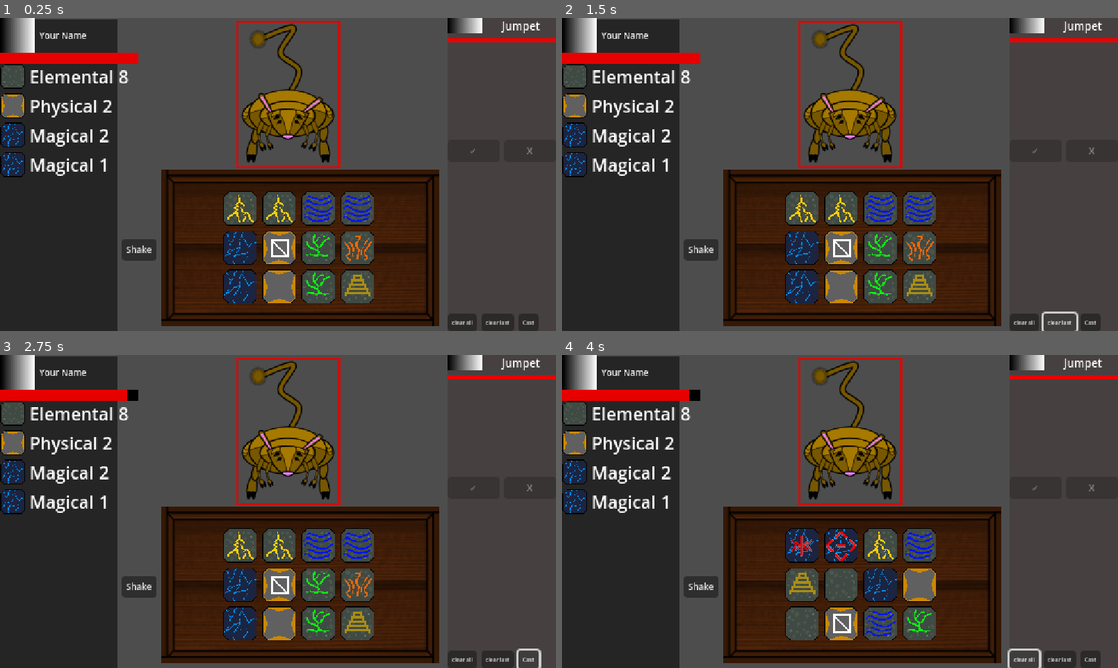
Above: before the commit, frames 1-4 (two rows, left to right).
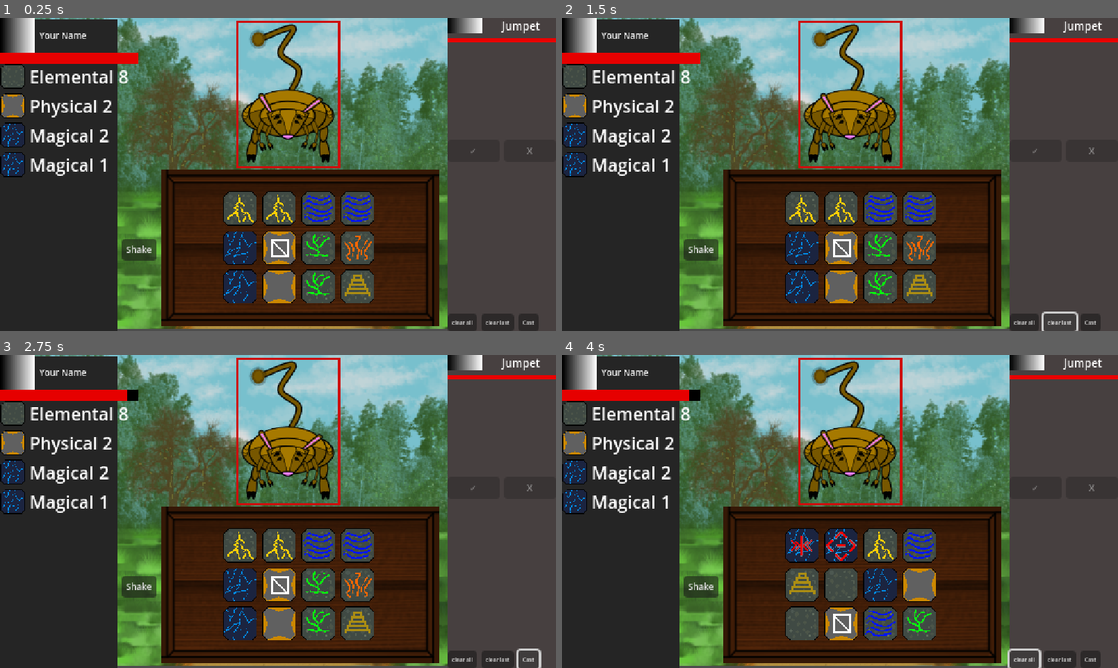
Above: after the commit, the same moments.

Repository: brianhall1313/rune-box-dice-roller
Game: Godot game, scene res://scenes/encounter.tscn
Two runs of this game, one before a commit and one after it. Both use one fixed random seed, a clock stepped at 60 frames per second and the inputs below. The project has no main scene, so this scene is started directly.
Inputs:
- Up to frame 1 (0.25 s): no input
- Up to frame 2 (1.5 s): click "clear all" at 0.5 s; click "clear last" at 1.25 s
- Up to frame 3 (2.75 s): click "Cast" at 2 s
- Up to frame 4 (4 s): click "Shake" at 2.75 s; click "clear all" at 3.5 s

The runs differ from the first frame. In frame 1, 28% of the frame differs, in the area x 6-81%, y 0-100%; in frame 2, 28%; in frame 3, 28%; in frame 4, 28%.

Commit message:
new textures and a background(that looks really good)

Diff:
--- a/scenes/encounter.tscn
+++ b/scenes/encounter.tscn
@@ -1,7 +1,8 @@
-[gd_scene load_steps=12 format=3 uid="uid://onto76ada87d"]
+[gd_scene load_steps=13 format=3 uid="uid://onto76ada87d"]
 
 [ext_resource type="PackedScene" uid="uid://un86ip0c1s75" path="res://scenes/player_info_element.tscn" id="1_62fm1"]
 [ext_resource type="Script" path="res://scenes/encounter.gd" id="1_ntlaj"]
+[ext_resource type="Texture2D" uid="uid://xpx6jbv8k0qe" path="res://textures/BG/BG.png" id="2_35eql"]
 [ext_resource type="PackedScene" uid="uid://bafdqhpqe7b6q" path="res://scenes/player.tscn" id="2_bb2np"]
 [ext_resource type="Script" path="res://scenes/ui.gd" id="2_dtx1n"]
 [ext_resource type="PackedScene" uid="uid://c32sargkrku8f" path="res://scenes/jumpet.tscn" id="2_pm20s"]
@@ -14,6 +15,11 @@
 
 [node name="encounter" type="Node2D"]
 script = ExtResource("1_ntlaj")
+
+[node name="TextureRect" type="TextureRect" parent="."]
+offset_right = 512.0
+offset_bottom = 286.0
+texture = ExtResource("2_35eql")
 
 [node name="player" parent="." instance=ExtResource("2_bb2np")]
 
Binary file added: textures/BG/BG.png
Not shown, added: textures/BG/BG.png.import
Binary file added: textures/Buttons-Menus/button_down.png
Not shown, added: textures/Buttons-Menus/button_down.png.import
Binary file added: textures/Buttons-Menus/button_up.png
Not shown, added: textures/Buttons-Menus/button_up.png.import
Not shown, added: textures/BG/Background_1.afdesign
Not shown, added: textures/character/char base.afdesign
